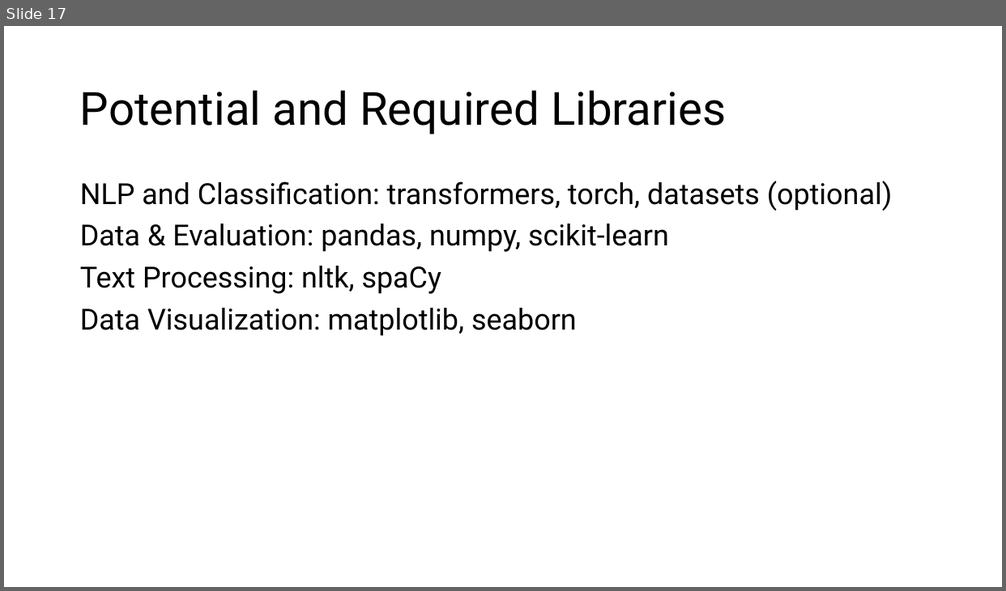
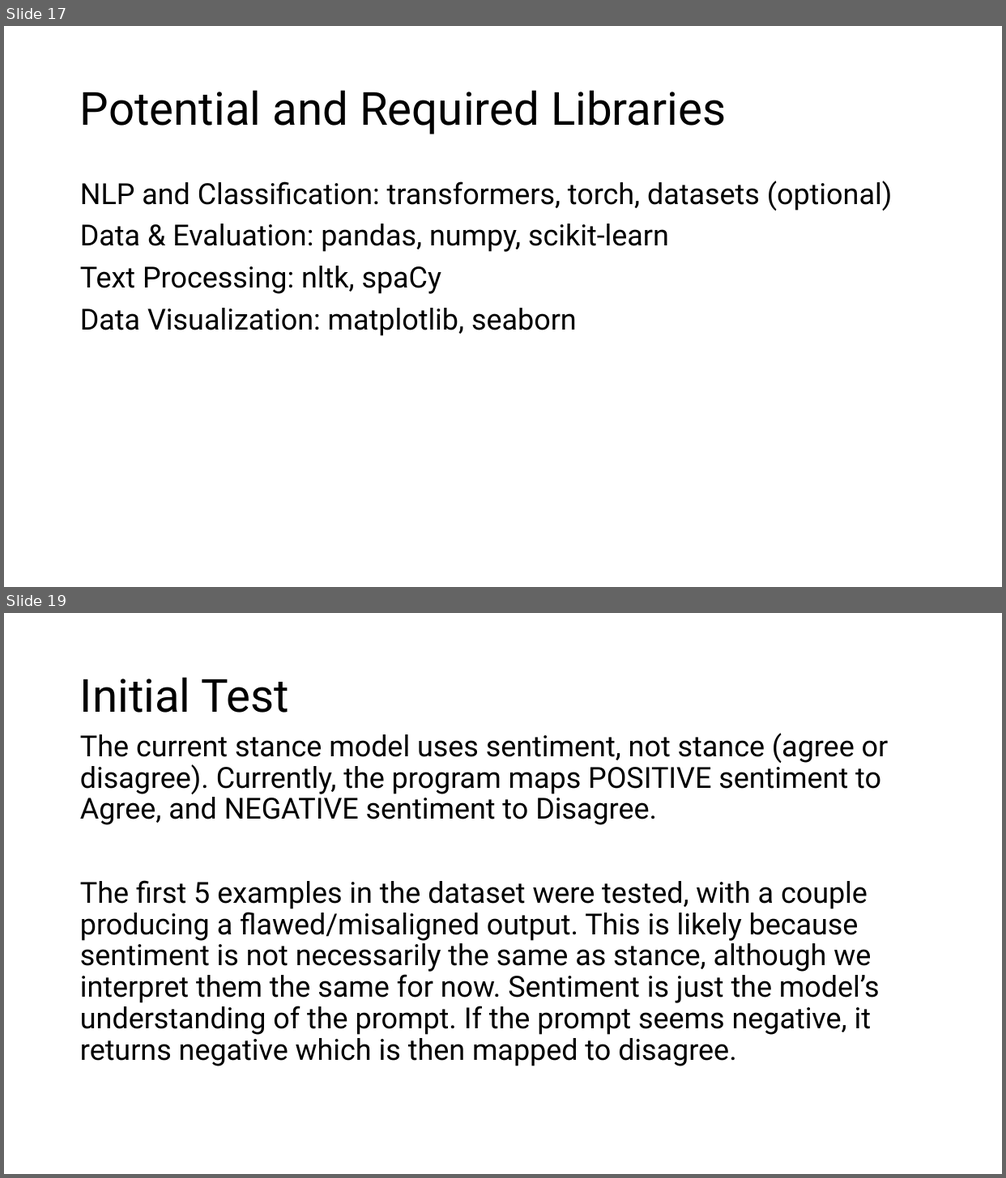
Before and after one commit to saynomayo/AI-Alignment, a slide deck: UN Aligned AI Model.pptx. Shown one above the other, each under a label of ours: slide 17 before the commit, slides 17 and 19 after it; the slides between them are not shown. The pictures are 1006x591 and 1006x1178 pixels, drawn with LibreOffice and Linux fonts; fonts in the diff are those of the drawing. Boxes give left, top, right and bottom in pixels: in the first picture for what was removed or moved away, otherwise in the second. Text is boxed around its words. In the diff, an @@ line names an element or a change of style, - is before the commit and + after.

Commit message:
program provided an agree or disagree stance

```diff
--- a/UN Aligned AI Model.pptx
+++ b/UN Aligned AI Model.pptx
@@ slide 19 added at [4,613,1002,1174], background #FFFFFF @@
@@ title added at [80,677,290,713], 44 pt, text #000000 @@
+Initial Test
@@ text added at [80,733,889,1067], 28 pt, text #000000 @@
+The current stance model uses sentiment, not stance (agree or disagree). Currently, the program maps POSITIVE sentiment to Agree, and NEGATIVE sentiment to Disagree.
+The first 5 examples in the dataset were tested, with a couple producing a flawed/misaligned output. This is likely because sentiment is not necessarily the same as stance, although we interpret them the same for now. Sentiment is just the model’s understanding of the prompt. If the prompt seems negative, it returns negative which is then mapped to disagree.
```
Also in this commit, not shown: 3 slides changed, 14 other slides added, 1 slide removed, 3 other files.
